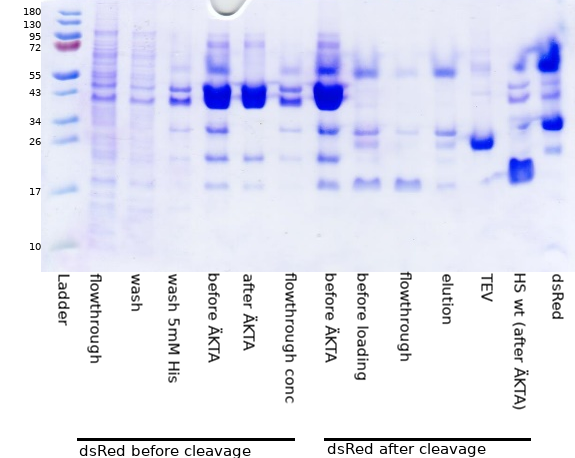
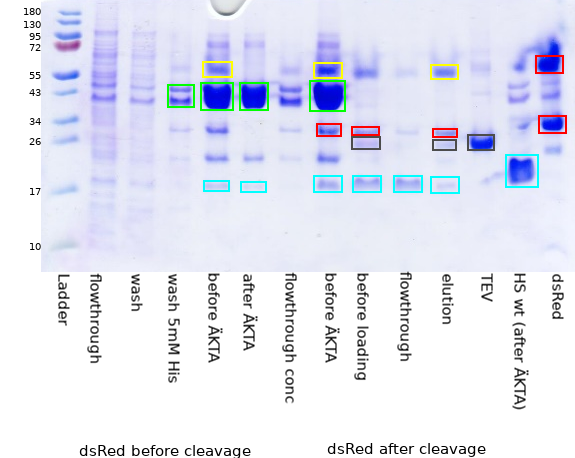
Layers edited between the first and the second 575 x 458 image:
moved "marker" out of group "labels", painted on it over [77,55,567,441]
